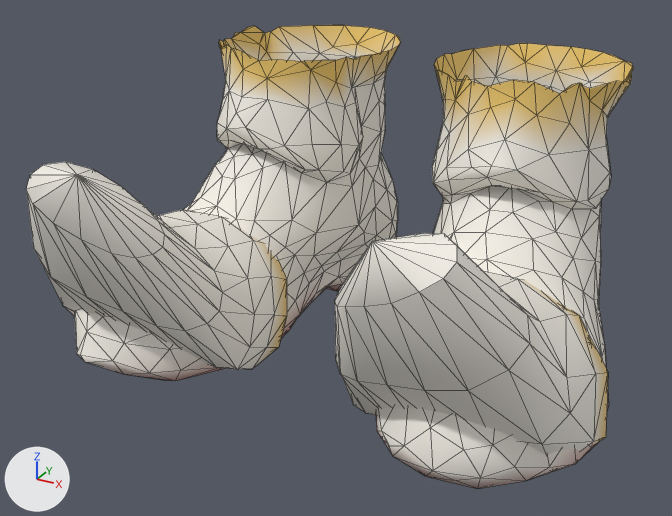
What one commit did to the glTF model assets_src/armor/aydor_2/cloth_b_feet.glb.
The view is the same before and after, from a 50 mm camera at (0.299, -0.627, 0.348) aimed at (-0.008, -0.069, 0.069). The lights are fixed; the arrows at lower left show +X, +Y and +Z. The picture after the commit comes second. Mesh edges are drawn as thin lines. Vertices at exactly the same position are counted once.

Names of what the first picture shows: 'cloth_b_feet'.
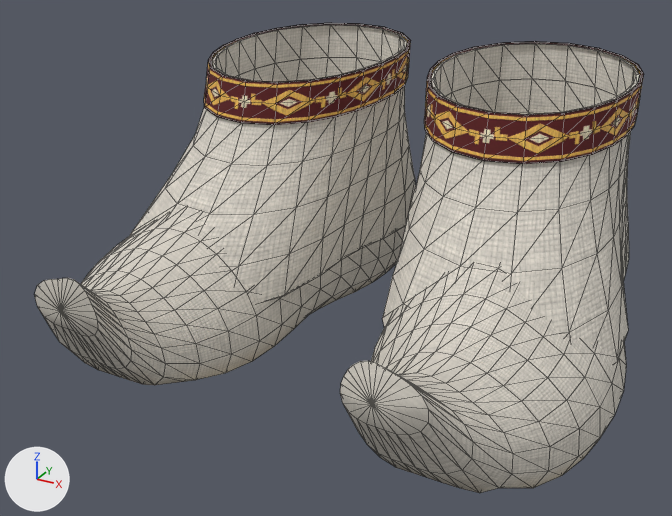
What differs and where, as boxes [x1, y1, x2, y2] in the pictures (672 x 516 px; the box of a moved part takes in the faces that stretch with it):
'cloth_b_feet', surface changed, reshaped: before [26, 25, 634, 489]; after [34, 23, 644, 493]
part 1 of me_cloth_b_feet, rebuilt: before [375, 43, 634, 489]; after [382, 43, 639, 362]
part 2 of me_cloth_b_feet, rebuilt: before [335, 233, 608, 455]; after [340, 267, 626, 493]
part 3 of me_cloth_b_feet, added: after [130, 25, 416, 303]
part 4 of me_cloth_b_feet, added: after [424, 41, 644, 164]
part 5 of me_cloth_b_feet, added: after [204, 23, 411, 125]
part 6 of me_cloth_b_feet, moved or reshaped: before [26, 25, 401, 381]; after [34, 209, 406, 385]

Patch to the scene script:
```diff
--- a/assets_src/armor/aydor_2/cloth_b_feet.glb.py
+++ b/assets_src/armor/aydor_2/cloth_b_feet.glb.py
@@ img_band_orm_png @@
+img_band_orm_png = load_image('band_orm.png', '../textures/band_orm.png', 256, 128, 'Non-Color')
@@ img_band_c_png @@
+img_band_c_png = load_image('band_c.png', '../textures/band_c.png', 256, 128, 'sRGB')
@@ img_band_n_png @@
+img_band_n_png = load_image('band_n.png', '../textures/band_n.png', 256, 128, 'Non-Color')
@@ img_cloth_c_png @@
+img_cloth_c_png = load_image('cloth_c.png', '../textures/cloth_c.png', 256, 256, 'sRGB')
@@ img_cloth_orm_png @@
+img_cloth_orm_png = load_image('cloth_orm.png', '../textures/cloth_orm.png', 256, 256, 'Non-Color')
@@ img_cloth_n_png @@
+img_cloth_n_png = load_image('cloth_n.png', '../textures/cloth_n.png', 256, 256, 'Non-Color')
@@ mat_cloth @@
 mat_cloth = bpy.data.materials.new('cloth')
-# nodes: BsdfPrincipled, OutputMaterial, VertexColor
+# nodes: BsdfPrincipled, Mix, NormalMap, OutputMaterial, SeparateColor, TexImage x3, VertexColor
+# uses the picture img_cloth_c_png
+# uses the picture img_cloth_n_png
+# uses the picture img_cloth_orm_png
@@ mat_band @@
+mat_band = bpy.data.materials.new('band')
+# uses the picture img_band_c_png
+# uses the picture img_band_n_png
+# uses the picture img_band_orm_png
@@ me_cloth_b_feet @@
 # used by ob_cloth_b_feet; location = (0.0, 0.0, 0.0)
-me_cloth_b_feet.from_pydata(...)  # 891 vertices, 1651 faces; spans x -0.207..0.207, y -0.238..0.135, z -0.009..0.208
+me_cloth_b_feet.from_pydata(...)  # 1344 vertices, 2504 faces; spans x -0.208..0.21, y -0.247..0.15, z -0.009..0.203
+# me_cloth_b_feet part 1: the loose piece of 345 vertices spanning x 0.023..0.204, y -0.2..0.134, z -0.009..0.208 is rebuilt with 176 vertices and now spans x 0.01..0.204, y -0.15..0.143, z 0.033..0.202
+# me_cloth_b_feet part 2: the loose piece of 97 vertices spanning x 0.042..0.207, y -0.238..-0.056, z -0.009..0.165 is rebuilt with 386 vertices and now spans x 0.018..0.21, y -0.247..0.15, z -0.009..0.149
+# me_cloth_b_feet part 3: a new loose piece of 176 vertices spanning x -0.205..-0.008, y -0.152..0.144, z 0.033..0.202, in mat_cloth
+# me_cloth_b_feet part 4: a new loose piece of 110 vertices spanning x 0.018..0.173, y -0.057..0.135, z 0.157..0.203, in mat_band
+# me_cloth_b_feet part 5: a new loose piece of 110 vertices spanning x -0.172..-0.017, y -0.057..0.135, z 0.157..0.203, in mat_band
+# me_cloth_b_feet part 6: 448 vertices removed from x -0.207..-0.021, y -0.237..0.135, z -0.009..0.207; 385 vertices added at x -0.208..-0.017, y -0.245..0.15, z -0.009..0.147
 me_cloth_b_feet.materials.append(mat_cloth)
+me_cloth_b_feet.materials.append(mat_band)
```
